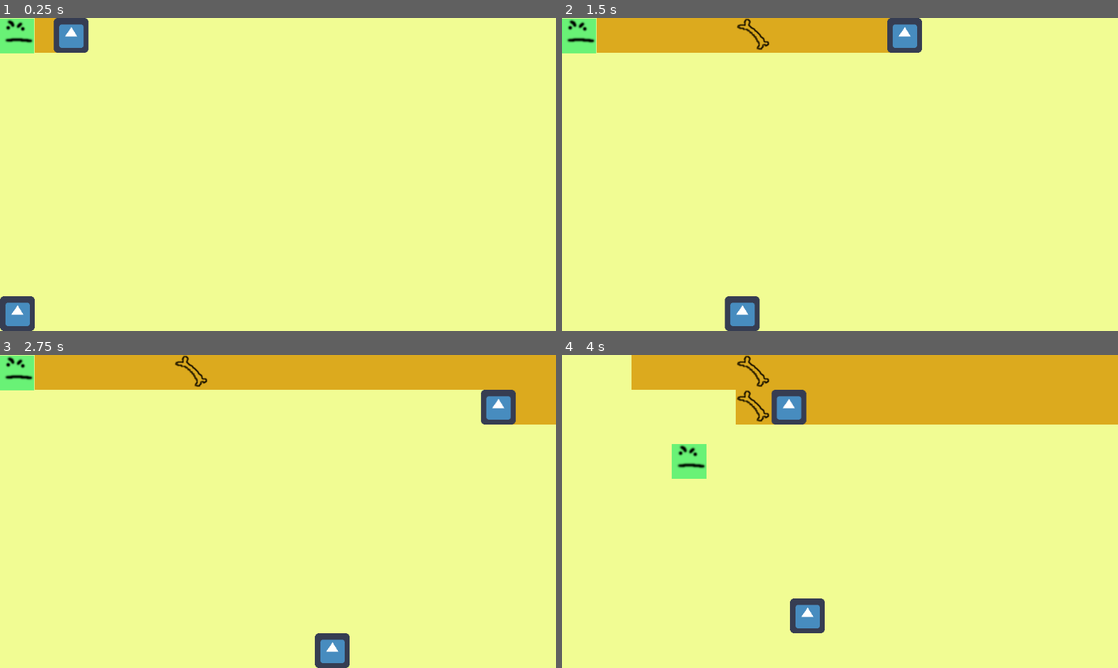
Above: before the commit, frames 1-4 (two rows, left to right).
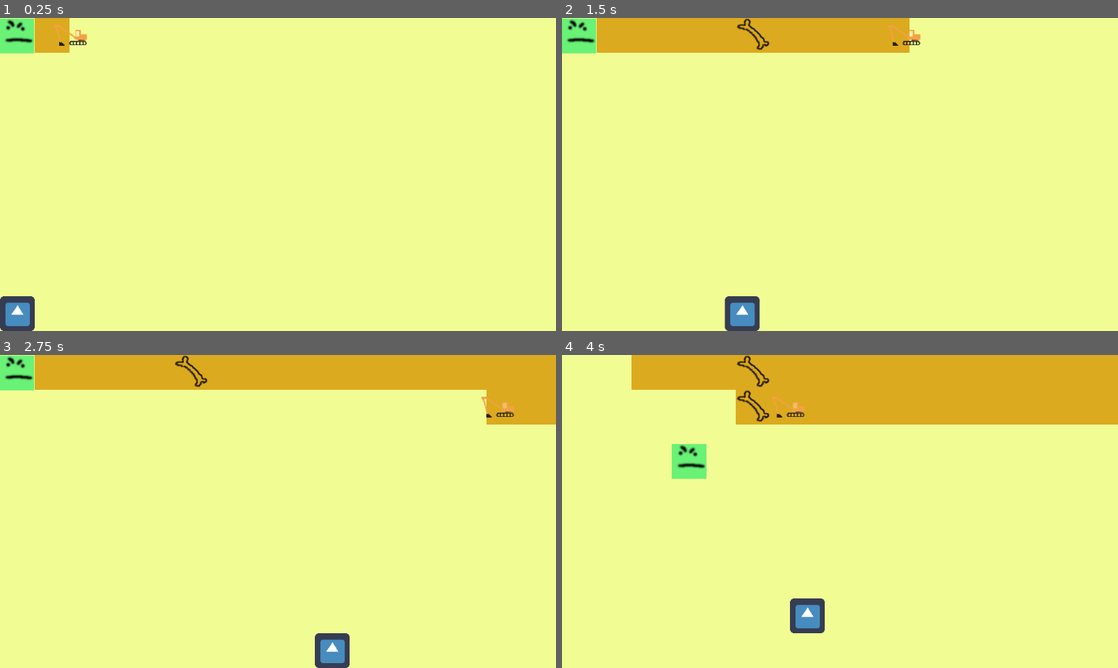
Above: after the commit, the same moments.

Repository: ImpeccableN/archeogame
Game: Godot game, scene res://Minigame1/Minigame1.tscn
The game is run twice, just before and just after one commit, with the same random seed, the same clock (stepped at 60 frames per second) and the same inputs. The project has no main scene, so this scene is started directly. The engine's default icon, where the game draws it, is replaced by a stand-in: a white triangle on a blue panel in a dark square.
Inputs:
- Up to frame 1 (0.25 s): no input
- Up to frame 2 (1.5 s): hold D (move_right) 0.53-1.28 s; hold S (move_down) from 1.28 s (still down)
- Up to frame 3 (2.75 s): release S (move_down) at 2.03 s; hold D (move_right) from 2.03 s (still down)
- Up to frame 4 (4 s): release D (move_right) at 2.78 s; hold W (move_up) 2.78-3.53 s; hold A (move_left) from 3.53 s (still down)

The runs differ from the first frame. In frame 1, 0.7% of the frame differs, in the area x 9-16%, y 0-12%; in frame 2, 0.7%; in frame 3, 0.7%; in frame 4, 0.7%.

Commit message:
changed truck sprite to Helenas design

Diff:
--- a/HeuneburgGame/Minigame1/Truck.tscn
+++ b/HeuneburgGame/Minigame1/Truck.tscn
@@ -1,6 +1,6 @@
 [gd_scene load_steps=4 format=2]
 
-[ext_resource path="res://icon.png" type="Texture" id=1]
+[ext_resource path="res://Minigame1/Assets/Sprites/truck.png" type="Texture" id=1]
 [ext_resource path="res://Minigame1/Truck.gd" type="Script" id=2]
 
 [sub_resource type="RectangleShape2D" id=1]
Not shown, added: HeuneburgGame/Minigame1/Assets/Sprites/sun.png.import
Not shown, added: HeuneburgGame/Minigame1/Assets/Sprites/truck.png.import
